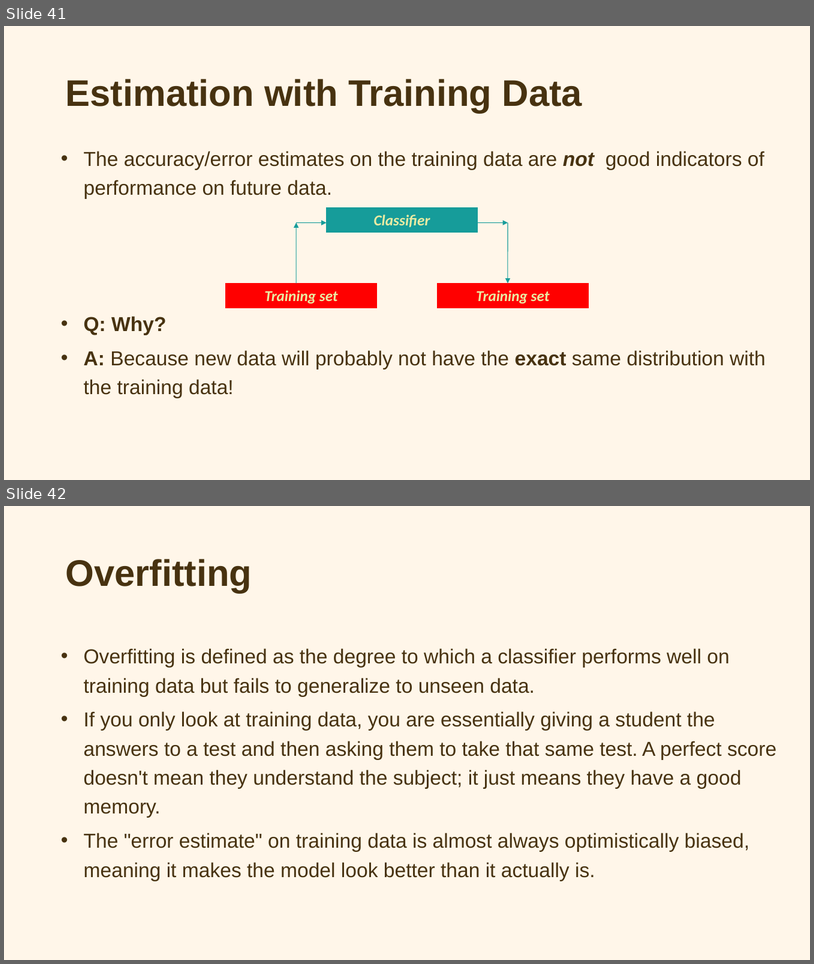
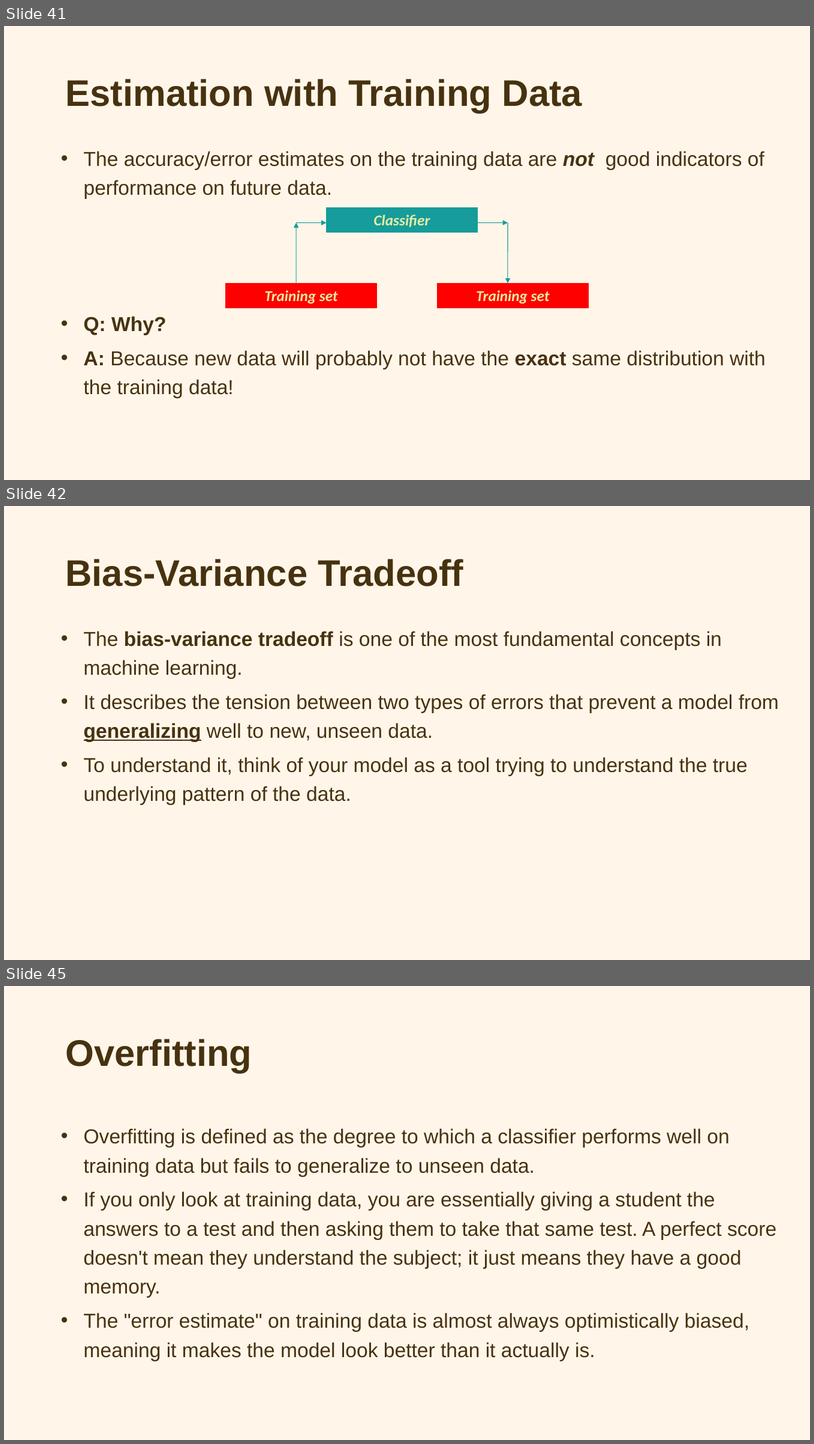
Before and after one commit to OEKundakcioglu/OEKundakcioglu.github.io, a slide deck: public/Week2/Week2.pptx. Shown one above the other, each under a label of ours: slides 41 and 42 before the commit, slides 41, 42 and 45 after it; the slides between them are not shown. The pictures are 814x964 and 814x1444 pixels, drawn with LibreOffice and Linux fonts; fonts in the diff are those of the drawing. Boxes give left, top, right and bottom in pixels: in the first picture for what was removed or moved away, otherwise in the second. Text is boxed around its words. In the diff, an @@ line names an element or a change of style, - is before the commit and + after.

```diff
--- a/public/Week2/Week2.pptx
+++ b/public/Week2/Week2.pptx
@@ slide 42 added at bbox=[4, 506, 810, 960], background #FFF7E9 @@
@@ title added at bbox=[65, 559, 464, 586], 44 pt, text #473210, bold @@
+Bias-Variance Tradeoff
@@ text added at bbox=[84, 631, 779, 805], 24 pt, text #473210 @@
+• The bias-variance tradeoff is one of the most fundamental concepts in machine learning.
+• It describes the tension between two types of errors that prevent a model from generalizing well to new, unseen data.
+• To understand it, think of your model as a tool trying to understand the true underlying pattern of the data.
@@ what was slide 42 is now slide 45 @@
```
Also in this commit, not shown: 1 slide changed, 3 other slides added.
